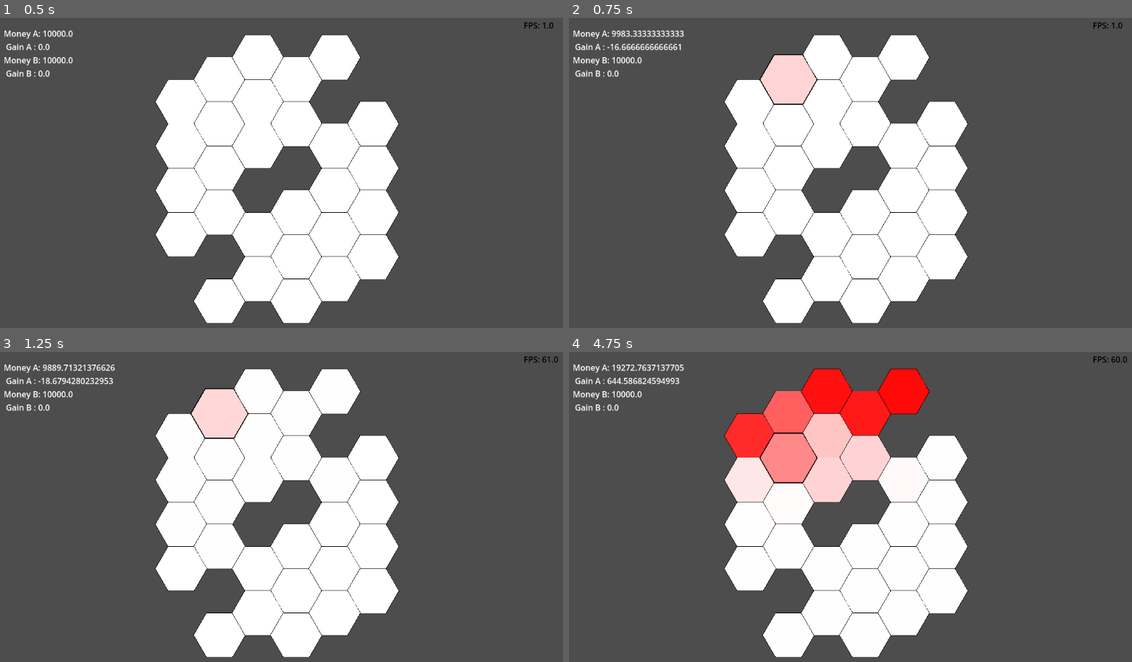
Above: before the commit, frames 1-4 (two rows, left to right).
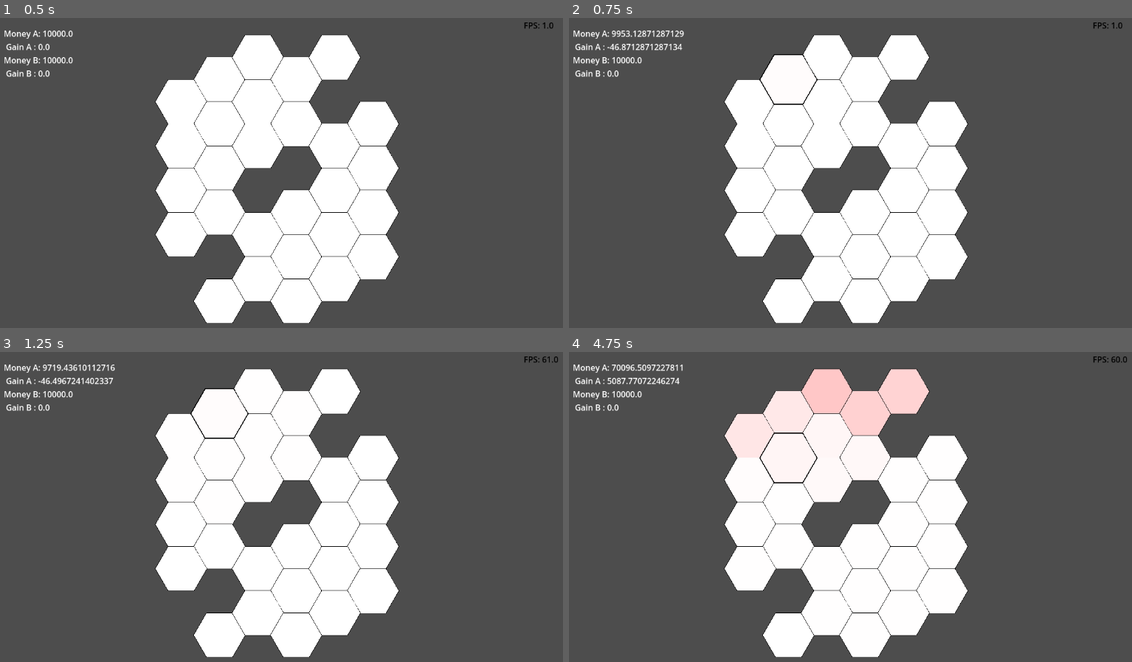
Above: after the commit, the same moments.

Repository: Master-MSE/PA-Puff
Game: Godot game, scene res://GAME/Scenes/Main/main.tscn
Same seed, same stepped clock (60 frames per second), same inputs: the game is played once before the commit and once after it.
Inputs (mouse positions are in pixels of both pictures, inside the frame that each line leads up to):
- Up to frame 1 (0.5 s): no input
- Up to frame 2 (0.75 s): tap Enter at 0.5 s; move the mouse to (788, 80) at 0.52 s; click (788, 80) at 0.67 s
- Up to frame 3 (1.25 s): no input
- Up to frame 4 (4.75 s): move the mouse to (827, 392) at 1.27 s; click (827, 392) at 1.42 s; move the mouse to (867, 414) at 2.02 s; click (867, 414) at 2.17 s; move the mouse to (901, 392) at 2.77 s; click (901, 392) at 2.92 s; move the mouse to (749, 435) at 3.52 s; click (749, 435) at 3.67 s; move the mouse to (788, 457) at 4.27 s; click (788, 457) at 4.42 s

Frame 1 is identical in both runs. In frame 2, 1.4% of the frame differs, in the area x 7-44%, y 4-28%; in frame 3, 1.4%; in frame 4, 9.1%, in the area x 6-64%, y 4-49%.

Commit message:
update money and move scene

Diff:
--- a/pa-puff-game/GAME/Scenes/Main/main.tscn
+++ b/pa-puff-game/GAME/Scenes/Main/main.tscn
@@ -1,9 +1,9 @@
 [gd_scene load_steps=5 format=3 uid="uid://bqn04lelfcapw"]
 
 [ext_resource type="Script" uid="uid://caborm26f4c2l" path="res://GAME/Scripts/Gameplay/main/main.gd" id="1_40uvt"]
-[ext_resource type="PackedScene" uid="uid://c51qevheo5fcu" path="res://GAME/Assets/Models/board.tscn" id="2_40uvt"]
+[ext_resource type="PackedScene" uid="uid://c51qevheo5fcu" path="res://GAME/Scenes/Map/board.tscn" id="2_40uvt"]
 [ext_resource type="Script" uid="uid://drv08ddvvxsj3" path="res://GAME/Scripts/Utility/fps.gd" id="3_adpu7"]
-[ext_resource type="PackedScene" uid="uid://dtyf63w0ot123" path="res://GAME/Assets/Models/player.tscn" id="4_g718x"]
+[ext_resource type="PackedScene" uid="uid://dtyf63w0ot123" path="res://GAME/Scenes/Multiplayer/player.tscn" id="4_g718x"]
 
 [node name="Main" type="Node2D"]
 script = ExtResource("1_40uvt")
--- a/pa-puff-game/GAME/Assets/Models/board.tscn
+++ b/pa-puff-game/GAME/Scenes/Map/board.tscn
@@ -1,6 +1,6 @@
 [gd_scene load_steps=2 format=3 uid="uid://c51qevheo5fcu"]
 
-[ext_resource type="Script" uid="uid://dg2iydkdgsjwp" path="res://GAME/Scripts/Gameplay/map/bord.gd" id="1_j8ftq"]
+[ext_resource type="Script" uid="uid://dg2iydkdgsjwp" path="res://GAME/Scripts/Gameplay/map/board.gd" id="1_j8ftq"]
 
 [node name="Board" type="Node2D"]
 script = ExtResource("1_j8ftq")
--- a/pa-puff-game/GAME/Assets/Models/hexagone.tscn
+++ b/pa-puff-game/GAME/Scenes/Map/hexagon.tscn
@@ -1,13 +1,13 @@
 [gd_scene load_steps=3 format=3 uid="uid://j0a2ro2dd2us"]
 
-[ext_resource type="Script" uid="uid://dl26gwrm46t4q" path="res://GAME/Scripts/Gameplay/map/hexagone.gd" id="1_t0o44"]
+[ext_resource type="Script" uid="uid://dl26gwrm46t4q" path="res://GAME/Scripts/Gameplay/map/hexagon.gd" id="1_grvpm"]
 
 [sub_resource type="CanvasItemMaterial" id="CanvasItemMaterial_vf11p"]
 
 [node name="Hexagone" type="StaticBody2D"]
 material = SubResource("CanvasItemMaterial_vf11p")
 input_pickable = true
-script = ExtResource("1_t0o44")
+script = ExtResource("1_grvpm")
 
 [node name="CollisionPolygon2D" type="CollisionPolygon2D" parent="."]
 visible = false
--- a/pa-puff-game/GAME/Assets/Models/player.tscn
+++ b/pa-puff-game/GAME/Scenes/Multiplayer/player.tscn
@@ -1,6 +1,6 @@
 [gd_scene load_steps=2 format=3 uid="uid://dtyf63w0ot123"]
 
-[ext_resource type="Script" uid="uid://giu1bxjqpfao" path="res://GAME/Scripts/Gameplay/player.gd" id="1_3g21w"]
+[ext_resource type="Script" uid="uid://giu1bxjqpfao" path="res://GAME/Scripts/Gameplay/Multiplayer/player.gd" id="1_3g21w"]
 
 [node name="player" type="Node2D"]
 script = ExtResource("1_3g21w")
--- /dev/null
+++ b/pa-puff-game/GAME/Scripts/Gameplay/Multiplayer/player.gd
@@ -0,0 +1,27 @@
+extends Node2D
+
+var money=0.0
+var reputation=0.0
+
+
+var price_factor=1.0
+var influence_factor=1.0
+var maintenance_factor = 1.0
+
+func _ready():
+	self.money = 10000.0
+
+func give_money(money:float)->void:
+	self.money+=money
+
+func take_money(money:float)->void:
+	self.money-=money
+
+func check_money()->float:
+	return self.money
+
+func get_price()->float:
+	return self.price_factor*Constants.BASE_PRICE
+
+func get_maintenance()->float:
+	return self.maintenance_factor*Constants.MAINTENANCE_COST
--- a/pa-puff-game/GAME/Scripts/Gameplay/map/bord.gd
+++ b/pa-puff-game/GAME/Scripts/Gameplay/map/board.gd
@@ -2,10 +2,9 @@
 
 @onready var money  : Label = $Money
 
-const HEX_SCENE = preload("res://GAME/Assets/Models/hexagone.tscn")
+const HEX_SCENE = preload("res://GAME/Scenes/Map/hexagon.tscn")
 const HEX_SIZE = 50
-const INFLUENCE_FACTOR=0.01
-const REPUTATION_FACTOR=1.0
+
 
 const TAB_CONECTION={
 	0:[1,4,5,6],
@@ -103,14 +102,15 @@
 		inf_b/=sum_inf
 		inf_c/=sum_inf
 
-		new_a = lerp(new_a, inf_a, INFLUENCE_FACTOR*weight_inf/weight)
-		new_b = lerp(new_b, inf_b, INFLUENCE_FACTOR*weight_inf/weight)
-		new_c = lerp(new_c, inf_c, INFLUENCE_FACTOR*weight_inf/weight)
+		new_a = lerp(new_a, inf_a, Constants.INFLUENCE_FACTOR*weight_inf/weight)
+		new_b = lerp(new_b, inf_b, Constants.INFLUENCE_FACTOR*weight_inf/weight)
+		new_c = lerp(new_c, inf_c, Constants.INFLUENCE_FACTOR*weight_inf/weight)
 
 
 
-		new_a+=array_hex[i].get_internal_influence_A() * REPUTATION_FACTOR * array_hex[i].get_reputation_A()
-		new_b+=array_hex[i].get_internal_influence_B() * REPUTATION_FACTOR * array_hex[i].get_reputation_B()
+		new_a+=array_hex[i].get_internal_influence_A()
+		new_b+=array_hex[i].get_internal_influence_B()
+
 		var total_sum = new_a + new_b + new_c
 		new_a/=total_sum
 		new_b/=total_sum
@@ -127,15 +127,17 @@
 	self.player2=player2
 
 func calcul_money()->void:
-	for hexagone in array_hex:
-		self.player1.give_money(hexagone.get_money_A())
-		self.player2.give_money(hexagone.get_money_B())
-		self.player1.take_money(hexagone.get_cost_A())
-		self.player2.take_money(hexagone.get_cost_B())
+
+	for hexagon in array_hex:
+		self.player1.give_money(hexagon.get_money_A(self.player1.get_price()))
+		self.player2.give_money(hexagon.get_money_B(self.player2.get_price()))
+		self.player1.take_money(hexagon.get_cost_A(self.player1.get_maintenance()))
+		self.player2.take_money(hexagon.get_cost_B(self.player2.get_maintenance()))
 
 
 var money_A=0.0
 var money_B=0.0
+
 func show_money() -> void:
 	var old_money_A=money_A
 	var old_money_B=money_B
--- a/pa-puff-game/GAME/Scripts/Gameplay/map/hexagone.gd
+++ b/pa-puff-game/GAME/Scripts/Gameplay/map/hexagon.gd
@@ -8,12 +8,8 @@
 @export var INDEX = 0
 @export var WEIGHT = 1000.0
 
-var porduction_A = 100
-var porduction_B = 100
-var price_A = 2
-var price_B = 2
-var maintenance_A = 50
-var maintenance_B = 50
+
+
 
 var inf_A :float = 0.0
 var inf_B :float = 0.0
@@ -120,22 +116,18 @@
 
 
 func get_internal_influence_A()->float:
-	return self.usineA*0.2
+	return self.usineA*Constants.INFLUENCE_FACTOR
 func get_internal_influence_B()->float:
-	return self.usineB*0.2
+	return self.usineB*Constants.INFLUENCE_FACTOR
 
-func get_reputation_A()->float:
-	return self.reputation_A
-func get_reputation_B()->float:
-	return self.reputation_B
 func get_weight()->float:
 	return self.WEIGHT
-func get_money_A()->float:
-	return min(self.inf_A*self.usineA*self.porduction_A,self.WEIGHT*self.inf_A)*self.price_A
-func get_money_B()->float:
-	return min(self.inf_B*self.usineB*self.porduction_B,self.WEIGHT*self.inf_B)*self.price_B
+func get_money_A(price:float)->float:
+	return self.WEIGHT*self.inf_A*price
+func get_money_B(price:float)->float:
+	return self.WEIGHT*self.inf_B*price
 
-func get_cost_A()->float:
-	return self.usineA*self.maintenance_A
-func get_cost_B()->float:
-	return self.usineB*self.maintenance_B
+func get_cost_A(maintenance)->float:
+	return self.usineA*maintenance
+func get_cost_B(maintenance)->float:
+	return self.usineB*maintenance
--- a/pa-puff-game/GAME/Scripts/Gameplay/player.gd
+++ /dev/null
@@ -1,15 +0,0 @@
-extends Node2D
-
-var money=0.0
-
-func _ready():
-	self.money = 10000.0
-
-func give_money(money:float)->void:
-	self.money+=money
-
-func take_money(money:float)->void:
-	self.money-=money
-
-func check_money()->float:
-	return self.money
--- /dev/null
+++ b/pa-puff-game/GAME/Scripts/Utility/constants.gd
@@ -0,0 +1,5 @@
+extends Node
+const INFLUENCE_FACTOR=0.01
+const INTERNAL_INFLUENCE_FACTOR = 0.2
+const MAINTENANCE_COST = 50.0
+const BASE_PRICE = 1.0
--- a/pa-puff-game/project.godot
+++ b/pa-puff-game/project.godot
@@ -15,6 +15,10 @@
 config/features=PackedStringArray("4.4", "Forward Plus")
 config/icon="res://icon.svg"
 
+[autoload]
+
+Constants="*res://GAME/Scripts/Utility/constants.gd"
+
 [file_customization]
 
 folder_colors={
Not shown, added: pa-puff-game/GAME/Scenes/Multiplayer/.gitkeep
